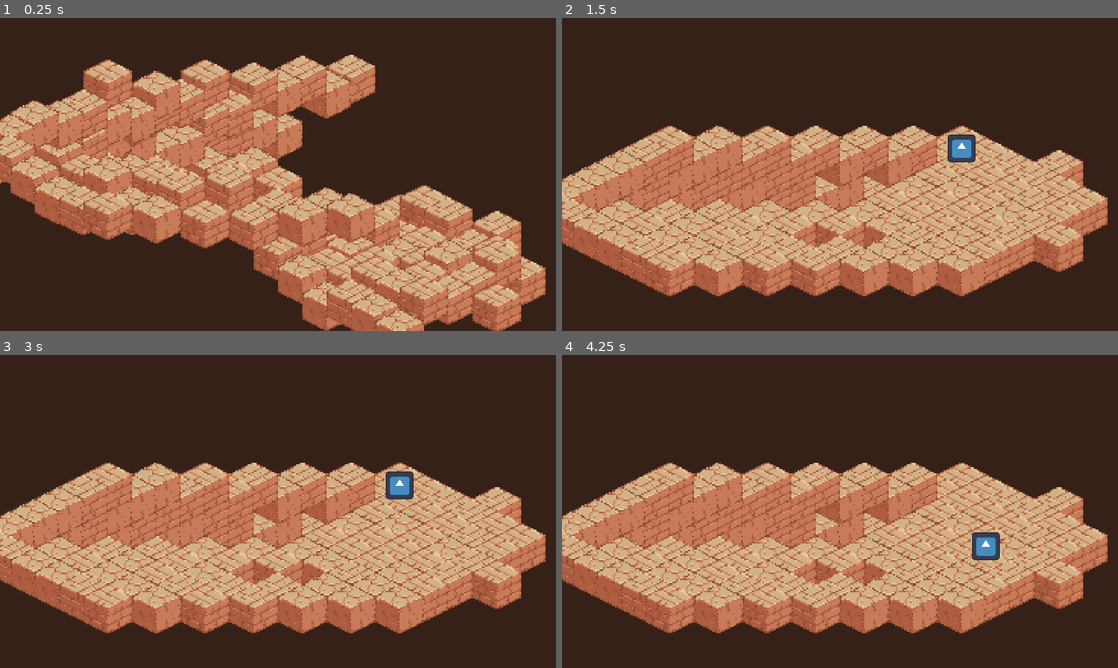
Above: before the commit, frames 1-4 (two rows, left to right).
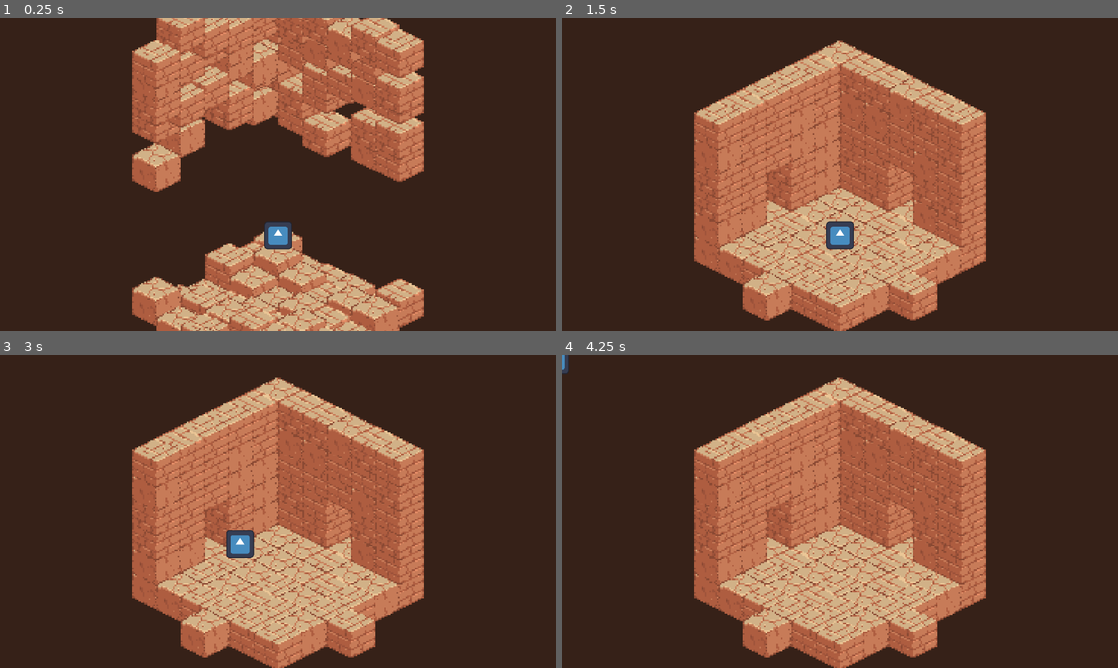
Above: after the commit, the same moments.

Repository: bitwise-aiden/godot-playground
Game: Godot game, scene res://game.tscn
Same seed, same stepped clock (60 frames per second), same inputs: the game is played once before the commit and once after it. The engine's default icon, where the game draws it, is replaced by a stand-in: a white triangle on a blue panel in a dark square.
Inputs (mouse positions are in pixels of both pictures, inside the frame that each line leads up to):
- Up to frame 1 (0.25 s): no input
- Up to frame 2 (1.5 s): move the mouse to (962, 158) at 0.52 s; click (962, 158) at 0.67 s; move the mouse to (728, 190) at 1.27 s; click (728, 190) at 1.42 s
- Up to frame 3 (3 s): tap Enter at 2 s; move the mouse to (333, 442) at 2.02 s; click (333, 442) at 2.17 s; tap Space at 2.75 s; move the mouse to (250, 574) at 2.77 s; click (250, 574) at 2.92 s
- Up to frame 4 (4.25 s): move the mouse to (1006, 558) at 3.52 s; click (1006, 558) at 3.67 s

The runs differ from the first frame. In frame 1, 60% of the frame differs, in the area x 0-99%, y 0-100%; in frame 2, 46%; in frame 3, 47%; in frame 4, 46%.

Commit message:
Fix tiles because sleep is magic

Diff:
--- a/block.gd
+++ b/block.gd
@@ -46,11 +46,13 @@
 
 func move_out(
 	to : float,
+	behind : bool
 ) -> void:
+	z_index += -10 if behind else 10
+
 	var tween : Tween = create_tween()
 
-	tween.set_ease(Tween.EASE_OUT)
-	tween.set_trans(Tween.TRANS_CIRC)
+	tween.set_ease(Tween.EASE_IN_OUT)
 	tween.tween_property(
 		__sprite,
 		"position:y",
--- a/dungeon.gd
+++ b/dungeon.gd
@@ -1,9 +1,11 @@
-class_name Dungeon extends TileMap
+class_name Dungeon extends Node2D
 
 
 # Private variables
 
-var __block_centre : Vector2i
+@onready var __layers : Array = get_children()
+
+var __block_centre : Vector2i = Vector2i(2, 3)
 var __block_locations : Array[Vector3i]
 
 
@@ -12,112 +14,129 @@
 func _ready() -> void:
 	await get_tree().process_frame
 
-	__block_centre = Vector2i.ZERO
+	for i in __layers.size():
+		for coord in __layers[i].get_used_cells(0):
+			var delta : Vector2i = coord - __block_centre
 
-	for layer in get_layers_count():
-		for coord in get_used_cells(layer):
-			__block_locations.append(Vector3i(coord.x, coord.y, layer))
+			__block_locations.append(Vector3i(delta.x, delta.y, i))
+			__layers[i].erase_cell(0, coord)
 
-			if layer == 0:
-				__block_centre += coord
+	await get_tree().process_frame
 
-	__block_centre /= get_used_cells(0).size()
+	spawn_room(__block_centre)
 
 
 # Public methods
 
+func get_camera_target() -> Vector2:
+	return __layers[0].to_global(__layers[0].map_to_local(__block_centre))
+
+
 func get_mouse_coord() -> Vector2i:
-	return local_to_map(
-		get_local_mouse_position()
+	return __layers[0].local_to_map(
+		__layers[0].get_local_mouse_position()
 	)
+
+
+func get_blocks() -> Array[Block]:
+	var blocks : Array[Block] = []
+
+	for layer in __layers:
+		for child in layer.get_children(true):
+			if child is Block:
+				blocks.append(child)
+
+	return blocks
 
 
 func is_ground_block(
 	coord : Vector2i,
 ) -> bool:
-	return get_cell_source_id(0, coord) != -1
+	return __layers[0].get_cell_source_id(0, coord) != -1
+
+
+func is_door_block(
+	coord : Vector2i,
+) -> bool:
+	var delta : Vector2i = __block_centre - coord
+
+	return delta.length() == 3
+
+
+func map_to_local(
+	coord : Vector2i,
+) -> Vector2:
+	return __layers[0].map_to_local(coord)
 
 
 func spawn_room(
 	location : Vector2i,
 ) -> void:
-	var existing_blocks : Array[Block] = []
-	var ignored_blocks : Array[Vector3i] = []
+	var prev_blocks : Dictionary = {}
+	var curr_blocks : Dictionary = {}
 
-	for child in get_children(true):
-		if child is Block:
-			existing_blocks.append(child)
+	for block in get_blocks():
+		prev_blocks[__block_location(block)] = null
 
 	var offset : Vector2i = (location - __block_centre).clamp(-Vector2i.ONE, Vector2i.ONE)
+	__block_centre += offset * 6
+
+	var behind : bool = offset == offset.abs()
 
 	for block_location in __block_locations:
-		var coord : Vector2i = Vector2i(block_location.x, block_location.y) + offset * 6
+		var coord : Vector2i = Vector2i(block_location.x, block_location.y) + __block_centre
 		var layer : int = block_location.z
 
-		set_cell(layer, coord, 1, Vector2i.ZERO, 1)
+		__layers[layer].set_cell(0, coord, 1, Vector2i.ZERO, 1)
 
-		ignored_blocks.append(Vector3i(coord.x, coord.y, layer))
+		curr_blocks[Vector3i(coord.x, coord.y, layer)] = null
 
 	await get_tree().process_frame
 
-	for block in existing_blocks:
-		if ignored_blocks.find(__block_location(block)) != -1:
-			continue
+	for block in get_blocks():
+		var coord : Vector3i = __block_location(block)
 
-		__erase_block(block)
-
-	show_blocks()
+		match [prev_blocks.has(coord), curr_blocks.has(coord)]:
+			[true, false]:
+				__erase_block(block, behind)
+			[false, true]:
+				__show_block(block)
 
 
 func show_blocks() -> void:
-	for child in get_children(true):
-		if child is Block:
-			var layer : int = __block_layer(child)
-			child.move_in(-200.0 if layer > 0 else 200.0)
-			child.z_index = layer + 1
+	for block in get_blocks():
+		__show_block(block)
 
 
 # Private methods
 
-func __block_coord(
-	block : Block,
-) -> Vector2i:
-	return local_to_map(block.position)
-
-
-func __block_layer(
-	block : Block,
-) -> int:
-	var coord : Vector2i = local_to_map(block.position)
-
-	for layer : int in get_layers_count():
-		if get_cell_source_id(layer, coord) != -1:
-			return layer
-
-	return -1
-
-
 func __block_location(
 	block : Block,
 ) -> Vector3i:
-	var coord : Vector2i = __block_coord(block)
-	var layer : int = __block_layer(block)
+	var parent : Node2D = block.get_parent()
+	var layer : int = __layers.find(parent)
+	var coord : Vector2i = __layers[layer].local_to_map(block.position)
 
 	return Vector3i(coord.x, coord.y, layer)
 
 
-func __set_block(
-	location : Vector3i,
+func __show_block(
+	block : Block,
 ) -> void:
-	pass
+	var layer : int = __block_location(block).z
+	block.move_in(-200.0 if layer > 0 else 200.0)
+	#block.z_index = layer + 1
 
 
 func __erase_block(
 	block : Block,
+	behind : bool = false,
 ) -> void:
-	var coord : Vector2i = local_to_map(block.position)
-	var layer : int = __block_layer(block)
+	var location = __block_location(block)
 
-	await block.move_out(-200.0)
+	var coord : Vector2i = Vector2i(location.x, location.y)
+	var layer : int = location.z
 
-	erase_cell(layer, coord)
+	await block.move_out(-200.0 if layer > 0 else 200.0, behind)
+
+	__layers[layer].erase_cell(0, coord)
--- a/game.gd
+++ b/game.gd
@@ -3,6 +3,7 @@
 
 # Private variables
 
+@onready var __camera : Camera2D = $camera
 @onready var __dungeon : Dungeon = $dungeon
 @onready var __player : Player = $player
 
@@ -26,7 +27,6 @@
 		__moving = true
 
 		var mouse_coord : Vector2i = __dungeon.get_mouse_coord()
-		print(mouse_coord)
 
 		if !__dungeon.is_ground_block(mouse_coord):
 			__moving = false
@@ -34,9 +34,18 @@
 
 		var location : Vector2 = __dungeon.map_to_local(mouse_coord)
 
-		__player.move(__dungeon.to_global(location))
+		await __player.move(__dungeon.to_global(location))
 
-		if mouse_coord in [Vector2i(-1, 3), Vector2i(2, 0), Vector2i(5, 3), Vector2i(2, 6)]:
+		if __dungeon.is_door_block(mouse_coord):
 			__dungeon.spawn_room(mouse_coord)
+
+			var tween : Tween = create_tween()
+			tween.set_ease(Tween.EASE_OUT)
+			tween.tween_property(
+				__camera,
+				"position",
+				__dungeon.get_camera_target() - Vector2(640.0, 528.0),
+				0.5,
+			)
 	else:
 		__moving = false
--- a/game.tscn
+++ b/game.tscn
@@ -11,57 +11,78 @@
 
 [sub_resource type="TileSet" id="TileSet_aeg28"]
 tile_shape = 1
-tile_layout = 4
+tile_layout = 5
 tile_size = Vector2i(32, 16)
-terrain_set_0/mode = 2
-terrain_set_0/terrain_0/name = "Terrain 0"
-terrain_set_0/terrain_0/color = Color(0.5, 0.34375, 0.25, 1)
-navigation_layer_0/layers = 1
 sources/1 = SubResource("TileSetScenesCollectionSource_f2v3a")
 
 [node name="game" type="Node2D"]
 script = ExtResource("1_xng4h")
 
-[node name="dungeon" type="TileMap" parent="."]
+[node name="dungeon" type="Node2D" parent="."]
+script = ExtResource("2_y7hv0")
+
+[node name="layer_0" type="TileMap" parent="dungeon"]
 y_sort_enabled = true
 position = Vector2(640, 360)
 scale = Vector2(3.5, 3.5)
 tile_set = SubResource("TileSet_aeg28")
 format = 2
-layer_0/name = "ground"
 layer_0/y_sort_enabled = true
-layer_0/tile_data = PackedInt32Array(65536, 1, 65536, 65537, 1, 65536, 65535, 1, 65536, 0, 1, 65536, 1, 1, 65536, 2, 1, 65536, 3, 1, 65536, 131071, 1, 65536, 196607, 1, 65536, 262143, 1, 65536, 327679, 1, 65536, 393215, 1, 65536, 4, 1, 65536, 196613, 1, 65536, 327681, 1, 65536, 327682, 1, 65536, 327683, 1, 65536, 327684, 1, 65536, 393218, 1, 65536, 327680, 1, 65536, 262144, 1, 65536, 196608, 1, 65536, 131072, 1, 65536, 262145, 1, 65536, 196609, 1, 65536, 131073, 1, 65536, 262146, 1, 65536, 196610, 1, 65536, 131074, 1, 65536, 65538, 1, 65536, 262147, 1, 65536, 196611, 1, 65536, 131075, 1, 65536, 65540, 1, 65536, 65539, 1, 65536, 131076, 1, 65536, 196612, 1, 65536, 262148, 1, 65536)
-layer_1/name = "walls_0"
-layer_1/y_sort_enabled = true
-layer_1/z_index = 1
-layer_1/tile_data = PackedInt32Array(327678, 1, 65536, 262142, 1, 65536, 131070, 1, 65536, 65534, 1, 65536, -2, 1, 65536, -1, 1, 65536, -65536, 1, 65536, -65534, 1, 65536, -65533, 1, 65536)
-layer_2/name = "walls_1"
-layer_2/y_sort_enabled = true
-layer_2/z_index = 2
-layer_2/tile_data = PackedInt32Array(196605, 1, 65536, 65533, 1, 65536, -3, 1, 65536, -65539, 1, 65536, -65538, 1, 65536, -65537, 1, 65536, -131071, 1, 65536, -131070, 1, 65536, 262141, 1, 65536)
-layer_3/name = "walls_2"
-layer_3/y_sort_enabled = true
-layer_3/z_index = 3
-layer_3/tile_data = PackedInt32Array(196604, 1, 65536, 131068, 1, 65536, 65532, 1, 65536, -4, 1, 65536, -65540, 1, 65536, -131076, 1, 65536, -131075, 1, 65536, -131074, 1, 65536, -131073, 1, 65536, -196608, 1, 65536, -196607, 1, 65536)
-layer_4/name = "walls_3"
-layer_4/y_sort_enabled = true
-layer_4/z_index = 4
-layer_4/tile_data = PackedInt32Array(131067, 1, 65536, 65531, 1, 65536, -5, 1, 65536, -65541, 1, 65536, -131077, 1, 65536, -196613, 1, 65536, -196612, 1, 65536, -196611, 1, 65536, -196610, 1, 65536, -196609, 1, 65536, -262144, 1, 65536)
-layer_5/name = "walls_4"
-layer_5/y_sort_enabled = true
-layer_5/z_index = 5
-layer_5/tile_data = PackedInt32Array(65530, 1, 65536, -6, 1, 65536, -65542, 1, 65536, -131078, 1, 65536, -196614, 1, 65536, -262150, 1, 65536, -262149, 1, 65536, -262146, 1, 65536, -262145, 1, 65536, -262147, 1, 65536, -262148, 1, 65536)
-layer_6/name = "walls_5"
-layer_6/y_sort_enabled = true
-layer_6/z_index = 6
-layer_6/tile_data = PackedInt32Array(-7, 1, 65536, -65543, 1, 65536, -131079, 1, 65536, -196615, 1, 65536, -262151, 1, 65536, -327687, 1, 65536, -327686, 1, 65536, -327685, 1, 65536, -327684, 1, 65536, -327683, 1, 65536, -327682, 1, 65536)
-script = ExtResource("2_y7hv0")
+layer_0/tile_data = PackedInt32Array(65535, 1, 65536, 131071, 1, 65536, 196607, 1, 65536, 262143, 1, 65536, 327679, 1, 65536, 393215, 1, 65536, 327680, 1, 65536, 327681, 1, 65536, 327682, 1, 65536, 327683, 1, 65536, 327684, 1, 65536, 0, 1, 65536, 1, 1, 65536, 2, 1, 65536, 3, 1, 65536, 4, 1, 65536, 196613, 1, 65536, 393218, 1, 65536, 262148, 1, 65536, 196612, 1, 65536, 131076, 1, 65536, 65540, 1, 65536, 65539, 1, 65536, 65538, 1, 65536, 65537, 1, 65536, 65536, 1, 65536, 131072, 1, 65536, 196608, 1, 65536, 262144, 1, 65536, 262145, 1, 65536, 131073, 1, 65536, 196609, 1, 65536, 262146, 1, 65536, 196610, 1, 65536, 131074, 1, 65536, 196611, 1, 65536, 262147, 1, 65536, 131075, 1, 65536)
+
+[node name="layer_1" type="TileMap" parent="dungeon"]
+y_sort_enabled = true
+position = Vector2(640, 360)
+scale = Vector2(3.5, 3.5)
+tile_set = SubResource("TileSet_aeg28")
+format = 2
+layer_0/y_sort_enabled = true
+layer_0/tile_data = PackedInt32Array(262142, 1, 65536, 131070, 1, 65536, 65534, 1, 65536, -2, 1, 65536, -1, 1, 65536, -65536, 1, 65536, -65534, 1, 65536, -65533, 1, 65536, 327678, 1, 65536)
+
+[node name="layer_2" type="TileMap" parent="dungeon"]
+y_sort_enabled = true
+position = Vector2(640, 360)
+scale = Vector2(3.5, 3.5)
+tile_set = SubResource("TileSet_aeg28")
+format = 2
+layer_0/y_sort_enabled = true
+layer_0/tile_data = PackedInt32Array(262141, 1, 65536, 196605, 1, 65536, 65533, 1, 65536, -3, 1, 65536, -65539, 1, 65536, -65538, 1, 65536, -65537, 1, 65536, -131071, 1, 65536, -131070, 1, 65536)
+
+[node name="layer_3" type="TileMap" parent="dungeon"]
+y_sort_enabled = true
+position = Vector2(640, 360)
+scale = Vector2(3.5, 3.5)
+tile_set = SubResource("TileSet_aeg28")
+format = 2
+layer_0/y_sort_enabled = true
+layer_0/tile_data = PackedInt32Array(196604, 1, 65536, 131068, 1, 65536, 65532, 1, 65536, -4, 1, 65536, -65540, 1, 65536, -131076, 1, 65536, -131075, 1, 65536, -131074, 1, 65536, -131073, 1, 65536, -196608, 1, 65536, -196607, 1, 65536)
+
+[node name="layer_4" type="TileMap" parent="dungeon"]
+y_sort_enabled = true
+position = Vector2(640, 360)
+scale = Vector2(3.5, 3.5)
+tile_set = SubResource("TileSet_aeg28")
+format = 2
+layer_0/y_sort_enabled = true
+layer_0/tile_data = PackedInt32Array(131067, 1, 65536, 65531, 1, 65536, -5, 1, 65536, -65541, 1, 65536, -131077, 1, 65536, -196613, 1, 65536, -196612, 1, 65536, -196611, 1, 65536, -196610, 1, 65536, -196609, 1, 65536, -262144, 1, 65536)
+
+[node name="layer_5" type="TileMap" parent="dungeon"]
+y_sort_enabled = true
+position = Vector2(640, 360)
+scale = Vector2(3.5, 3.5)
+tile_set = SubResource("TileSet_aeg28")
+format = 2
+layer_0/y_sort_enabled = true
+layer_0/tile_data = PackedInt32Array(65530, 1, 65536, -6, 1, 65536, -65542, 1, 65536, -131078, 1, 65536, -196614, 1, 65536, -262150, 1, 65536, -262149, 1, 65536, -262148, 1, 65536, -262147, 1, 65536, -262146, 1, 65536, -262145, 1, 65536)
 
 [node name="player" type="Sprite2D" parent="."]
 z_index = 1
 y_sort_enabled = true
-position = Vector2(639, 445)
+position = Vector2(640, 528)
 scale = Vector2(0.5, 0.5)
 texture = ExtResource("3_j6u3g")
-offset = Vector2(0, -64)
+offset = Vector2(0, -56)
 script = ExtResource("3_tie54")
+
+[node name="camera" type="Camera2D" parent="."]
+offset = Vector2(640, 360)
